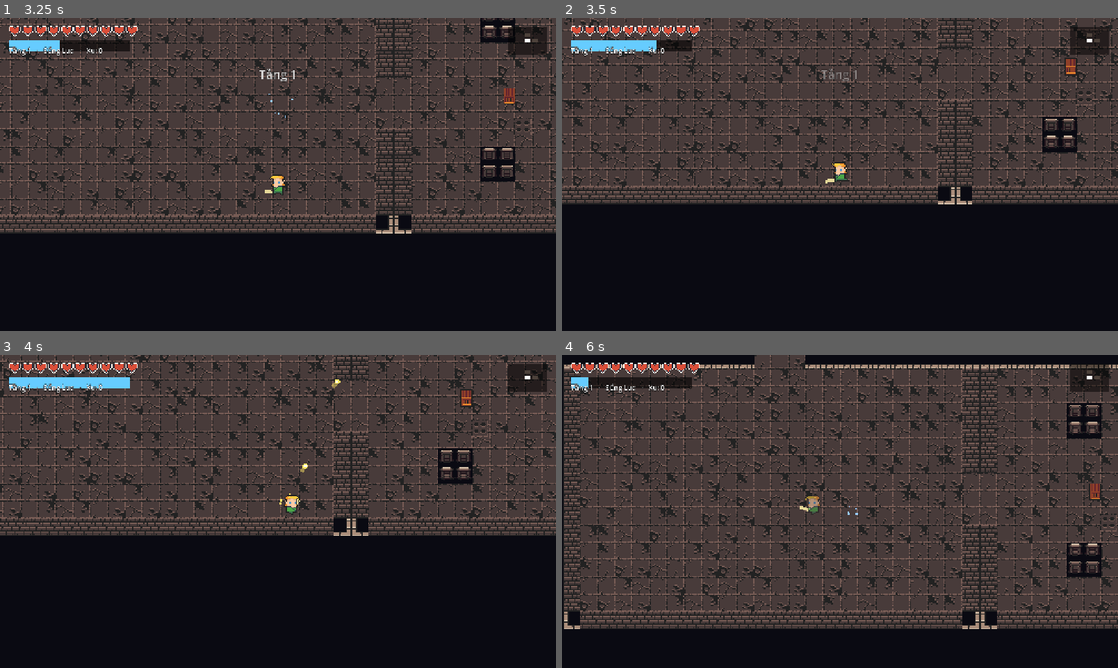
Above: before the commit, frames 1-4 (two rows, left to right).
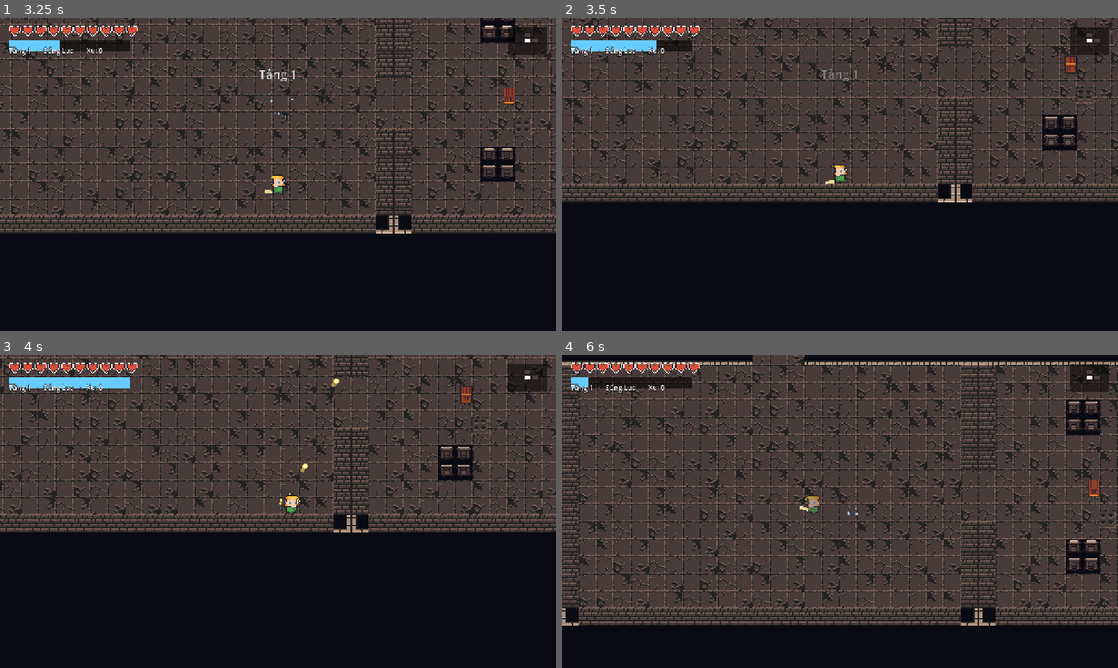
Above: after the commit, the same moments.

Repository: halo07-pixel/dungeon-raider-godot
Game: Godot game, scene res://scenes/main_menu.tscn
Same seed, same stepped clock (60 frames per second), same inputs: the game is played once before the commit and once after it.
Inputs (mouse positions are in pixels of both pictures, inside the frame that each line leads up to):
- Up to frame 1 (3.25 s): click "BẮT ĐẦU TRÒ CHƠI" at 0.5 s; click "🏹 XẠ THỦ Máu: 100 Vũ khí gốc:…" at 1.25 s; tap Enter (confirm) at 2, 2.1 s; move the mouse to (400, 158) at 2.02 s; hold D (move_right) 2.03-2.78 s; click (400, 158) at 2.17 s; move the mouse to (166, 190) at 2.77 s; hold S (move_down) from 2.78 s (still down); tap Space (dodge) at 2.85 s
- Up to frame 2 (3.5 s): keep holding S (move_down)
- Up to frame 3 (4 s): move the mouse to (333, 442) at 3.52 s; release S (move_down) at 3.53 s; press the mouse at (333, 442) at 3.53 s; hold D (move_right) from 3.53 s (still down)
- Up to frame 4 (6 s): move the mouse to (812, 574) at 4.27 s; release D (move_right) at 4.28 s; release the mouse at (812, 574) at 4.28 s; hold W (move_up) 4.28-5.03 s; tap Keypad Enter at 4.35 s; click (812, 574) at 4.42 s; move the mouse to (1006, 558) at 5.02 s; hold A (move_left) from 5.03 s (still down); tap Enter (confirm) at 5.1 s; move the mouse to (673, 464) at 5.77 s; tap Space (dodge) at 5.85 s

Frame 1 is identical in both runs. In frame 2, 23% of the frame differs, in the area x 0-100%, y 0-60%; in frame 3, 23%; in frame 4, 38%, in the area x 0-100%, y 0-88%.

Commit message:
Đổi hitbox Player/Boss từ hình tròn sang Capsule, ôm sát dáng người
Lý do: nhân vật/Boss là dáng người cao-gầy (humanoid), dùng CircleShape2D
(tròn đều) khiến hitbox trông "miễn cưỡng" so với sprite thật — hoặc quá
rộng theo chiều ngang (phần vai/hông), hoặc không đủ cao để theo kịp
dáng đứng. CapsuleShape2D (viên nang, tròn 2 đầu + thân chữ nhật ở
giữa, trục dọc) ôm sát tỉ lệ cao-gầy này tốt hơn nhiều.

Lưu ý: đây KHÔNG phải hitbox khớp pixel tuyệt đối — vẫn cố tình nhỏ hơn
sprite thật (hở phần đầu/tóc/vũ khí) theo đúng quy ước của các game
hành động cùng thể loại (Soul Knight, Enter the Gungeon...), để giữ
cảm giác né đòn công bằng và hiệu năng tốt (physics engine xử lý
capsule rẻ như circle, không cần per-pixel mask).

- Player: capsule radius=9, height=36, lệch lên -12 để ôm vùng
  thân-chân, hở phần đầu.
- Boss: capsule radius=22, height=56, lệch lên -43 — vẫn giữ nguyên
  BODY_RADIUS=34 trong code (dùng cho cơ chế chống ôm boss) nên không
  đổi cân bằng gameplay, chỉ đổi hình dạng hitbox hiển thị/va chạm.
- Quái thường (slime/archer/brute) giữ nguyên hình tròn vì dáng
  lùn/tròn trịa tự nhiên, không "thon dài" nên tròn đã hợp lý.

Đã kiểm tra bằng debug overlay (vẽ khung capsule thật chồng lên sprite
thật, chụp ảnh headless) xác nhận ôm sát dáng người, cộng smoke test
di chuyển 4 hướng qua toàn bộ phòng + đánh chết quái/Boss thật để đảm
bảo move_and_slide/va chạm tường không bị lỗi với shape mới.

Co-Authored-By: Claude Sonnet 5 <noreply@anthropic.com>
Claude-Session: https://claude.ai/code/session_01JGPvQEUH9tvNi1JLfwV4JP

Diff:
--- a/scenes/boss.tscn
+++ b/scenes/boss.tscn
@@ -2,8 +2,9 @@
 
 [ext_resource type="Script" uid="uid://b4f4jh3obat35" path="res://scripts/boss.gd" id="1"]
 
-[sub_resource type="CircleShape2D" id="CircleShape2D_bb"]
-radius = 34.0
+[sub_resource type="CapsuleShape2D" id="CapsuleShape2D_bb"]
+radius = 22.0
+height = 56.0
 
 [sub_resource type="CircleShape2D" id="CircleShape2D_bh"]
 radius = 44.0
@@ -16,7 +17,8 @@
 script = ExtResource("1")
 
 [node name="Body" type="CollisionShape2D" parent="." unique_id=779663812]
-shape = SubResource("CircleShape2D_bb")
+position = Vector2(0, -43)
+shape = SubResource("CapsuleShape2D_bb")
 
 [node name="Sprite" type="AnimatedSprite2D" parent="." unique_id=1519758085]
 texture_filter = 1
--- a/scenes/player.tscn
+++ b/scenes/player.tscn
@@ -3,15 +3,17 @@
 [ext_resource type="Script" uid="uid://dby0q2c84eno8" path="res://scripts/player.gd" id="1"]
 [ext_resource type="Script" uid="uid://cg4p2rhjp7pck" path="res://scripts/camera.gd" id="2"]
 
-[sub_resource type="CircleShape2D" id="CircleShape2D_pl"]
-radius = 12.0
+[sub_resource type="CapsuleShape2D" id="CapsuleShape2D_pl"]
+radius = 9.0
+height = 36.0
 
 [node name="Player" type="CharacterBody2D" unique_id=356242153]
 collision_layer = 2
 script = ExtResource("1")
 
 [node name="Body" type="CollisionShape2D" parent="." unique_id=605170845]
-shape = SubResource("CircleShape2D_pl")
+position = Vector2(0, -12)
+shape = SubResource("CapsuleShape2D_pl")
 
 [node name="Sprite" type="AnimatedSprite2D" parent="." unique_id=1700000001]
 texture_filter = 1
